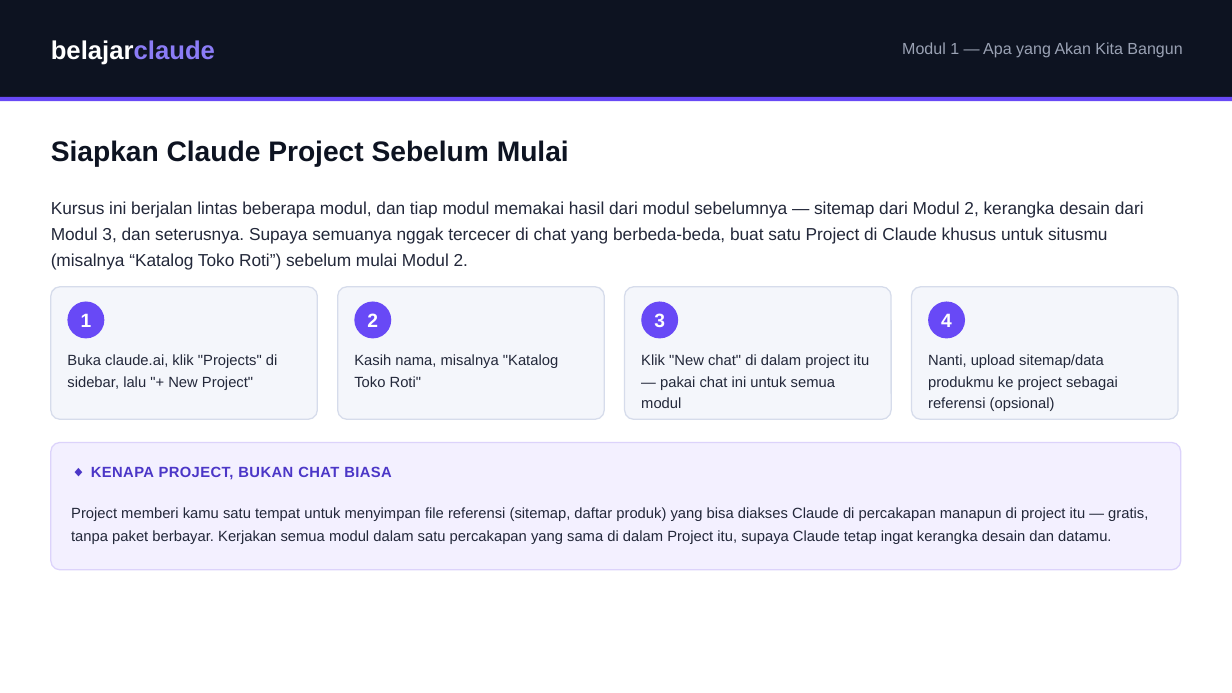
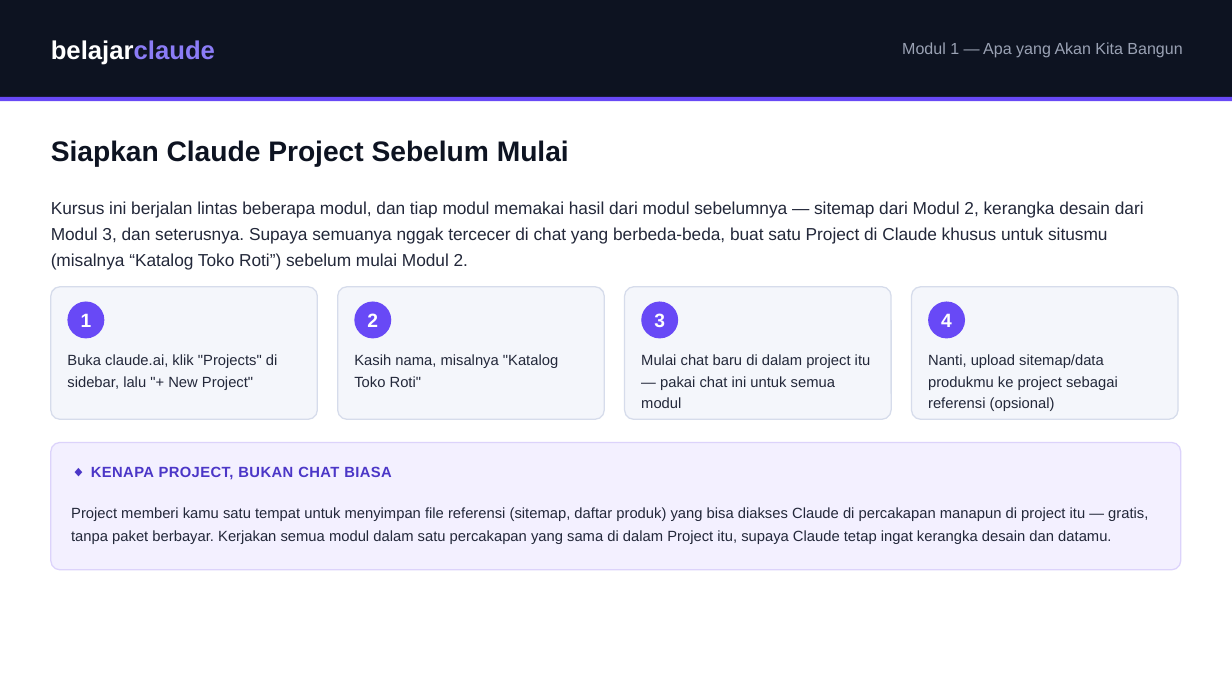
Before and after one commit to juliautomo/belajar-claude, a slide deck: slide 5 of Bikin-Website/M01-Apa-yang-Akan-Kita-Bangun/BW-M01-Apa-yang-Akan-Kita-Bangun.pptx. Drawn at 1232x693 pixels with LibreOffice and Linux fonts; fonts in the diff are those of the drawing. Boxes give left, top, right and bottom in pixels: in the first picture for what was removed or moved away, otherwise in the second. Text is boxed around its words. In the diff, an @@ line names an element or a change of style, - is before the commit and + after.

Commit message:
Fix unverified UI claim in Project step 3: don't quote a specific button label
Cross-checked the new step-by-step against Anthropic's own support docs
(support.claude.com/en/articles/9519177). Confirmed steps 1, 2, and 4 are
accurate (Projects in the sidebar, + New Project, name it, upload to
project knowledge). Step 3 had quoted "New chat" as if that were the
literal button text -- the docs never state an exact label, they just
say you can initiate chats within the project. Reworded to avoid
asserting an unverified UI string. Also confirmed a related claim: per
the docs, context is NOT shared across chats in a project unless it's
uploaded to project knowledge -- so the existing tip box's advice to do
all modules in one continuing chat (not hop between fresh chats) is
correct, not just a nice-to-have.

```diff
--- a/Bikin-Website/M01-Apa-yang-Akan-Kita-Bangun/BW-M01-Apa-yang-Akan-Kita-Bangun.pptx
+++ b/Bikin-Website/M01-Apa-yang-Akan-Kita-Bangun/BW-M01-Apa-yang-Akan-Kita-Bangun.pptx
@@ text at (x1=641, y1=354, x2=871, y2=408): text changed @@
-Klik "New chat" di dalam project itu — pakai chat ini untuk semua modul
+Mulai chat baru di dalam project itu — pakai chat ini untuk semua modul
```
Also in this commit, not shown: 1 other file.
